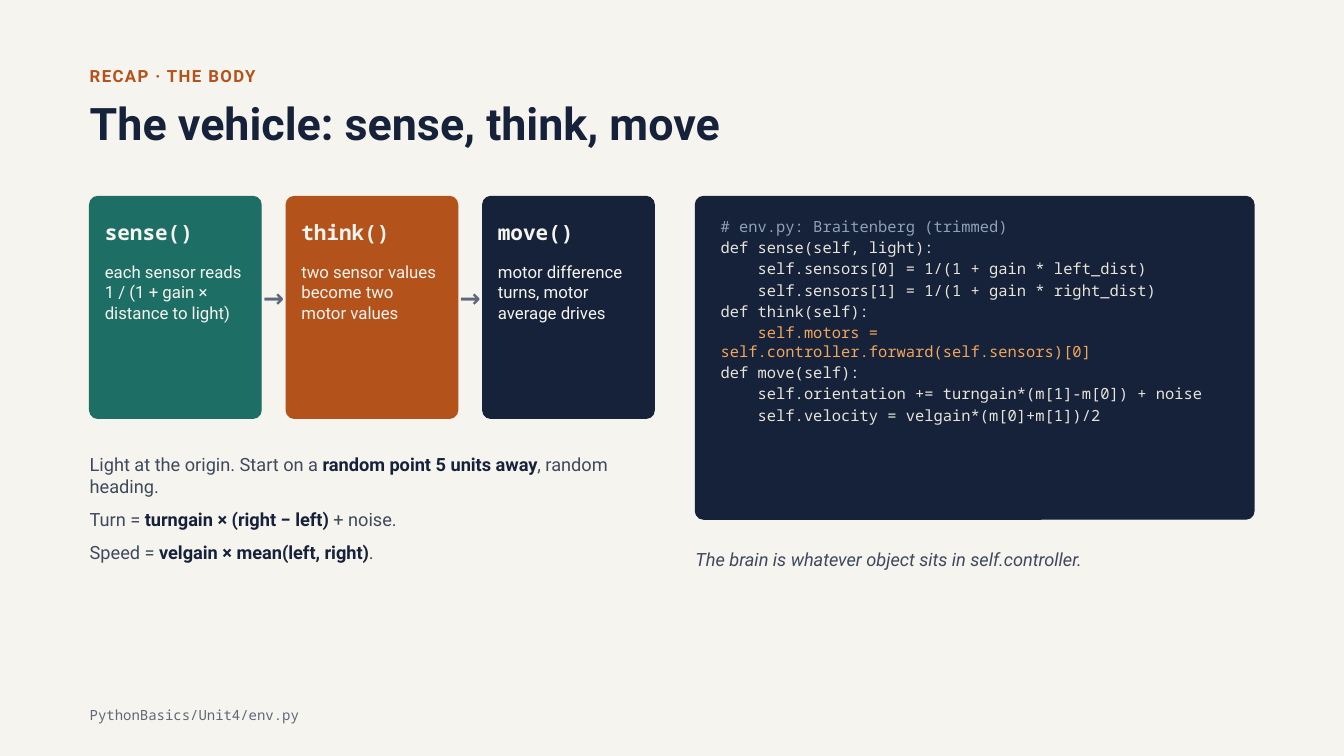
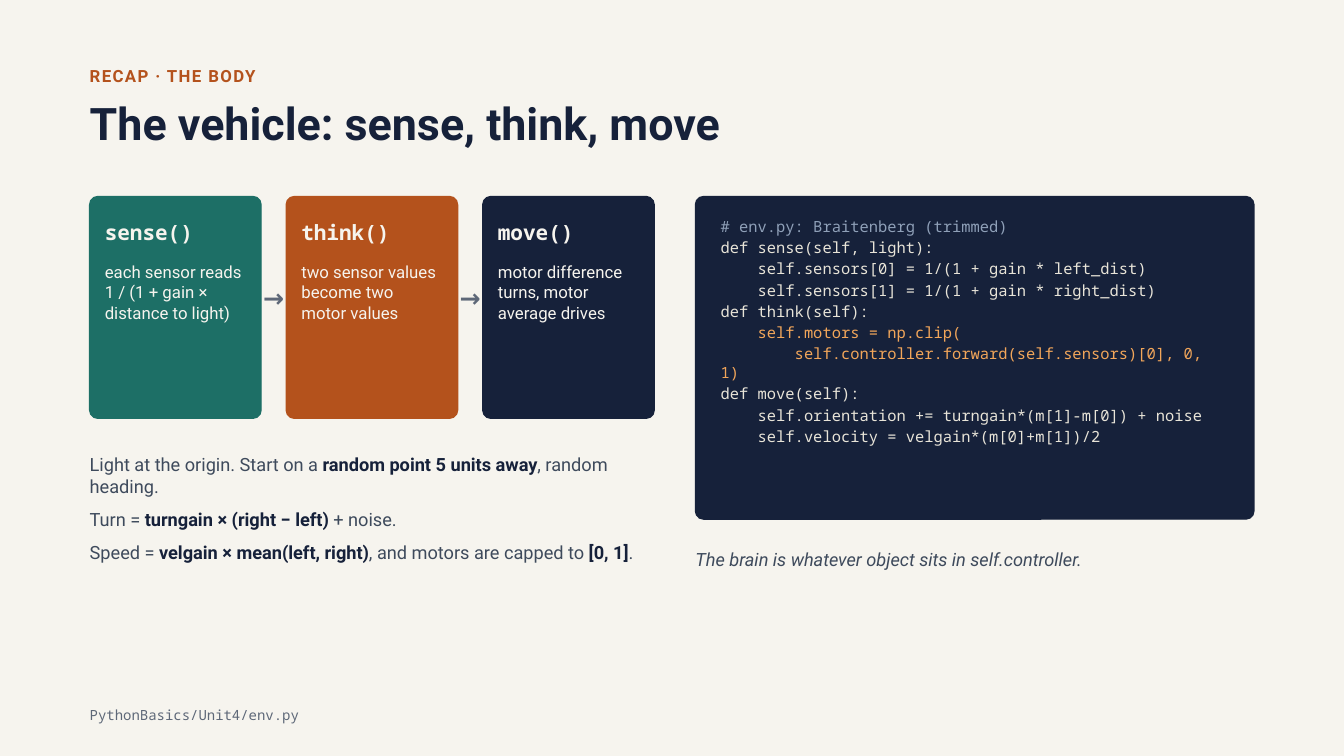
Before and after one commit to edizquierdo/ECE497_Fall2026, a slide deck: slide 3 of PythonBasics/Unit4/L4 Demos.pptx. Drawn at 1344x756 pixels with LibreOffice and Linux fonts; fonts in the diff are those of the drawing. Boxes give left, top, right and bottom in pixels: in the first picture for what was removed or moved away, otherwise in the second. Text is boxed around its words. In the diff, an @@ line names an element or a change of style, - is before the commit and + after.

```diff
--- a/PythonBasics/Unit4/L4 Demos.pptx
+++ b/PythonBasics/Unit4/L4 Demos.pptx
@@ text at box(721, 326, 1203, 381): text changed @@
-self.motors = self.controller.forward(self.sensors)[0]
+self.motors = np.clip(
+self.controller.forward(self.sensors)[0], 0, 1)
@@ text at box(90, 544, 633, 563): text changed @@
-• Speed = velgain × mean(left, right).
+• Speed = velgain × mean(left, right), and motors are capped to [0, 1].
```
Also in this commit, not shown: 8 other slides changed, 5 other files.
